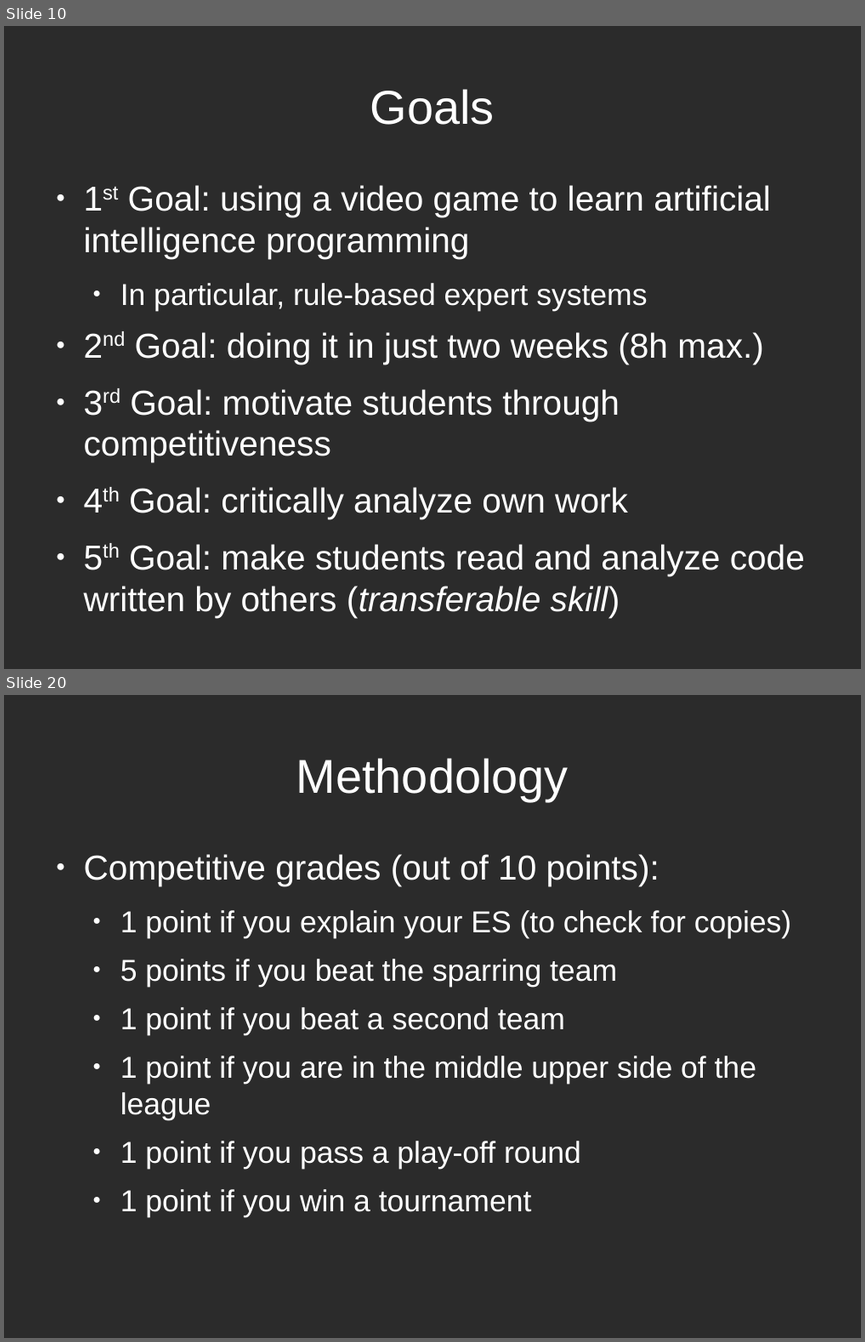
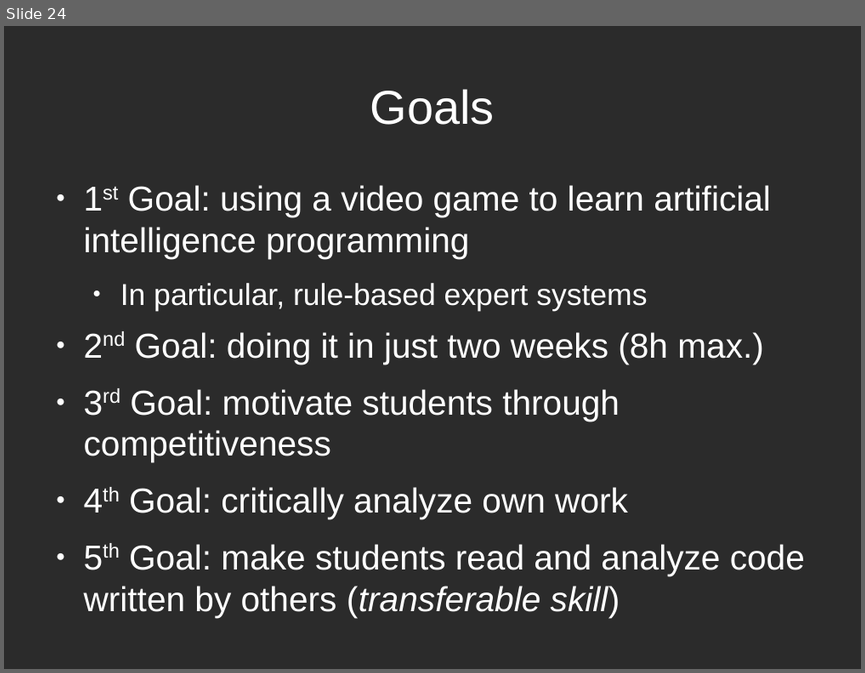
Before and after one commit to rompehielos013013013/gsiege, a slide deck: presentacion/Brunel2014/assessingCompetitions.odp. Shown one above the other, each under a label of ours: slides 10 and 20 before the commit, slide 24 after it; the slides between them are not shown. The pictures are 865x1342 and 865x673 pixels, drawn with LibreOffice and Linux fonts; fonts in the diff are those of the drawing; background and template pictures are left out; a plain dark background stands for a picture behind light text. Boxes give left, top, right and bottom in pixels: in the first picture for what was removed or moved away, otherwise in the second. Text is boxed around its words. In the diff, an @@ line names an element or a change of style, - is before the commit and + after.

```diff
--- a/presentacion/Brunel2014/assessingCompetitions.odp
+++ b/presentacion/Brunel2014/assessingCompetitions.odp
@@ slide 20 removed at (x1=4, y1=695, x2=861, y2=1338), background picture (left out) @@
@@ title removed at (x1=296, y1=758, x2=568, y2=801) @@
-Methodology
@@ text removed at (x1=84, y1=854, x2=791, y2=1217) @@
-● Competitive grades (out of 10 points):
-  ● 1 point if you explain your ES (to check for copies)
-  ● 5 points if you beat the sparring team
-  ● 1 point if you beat a second team
-  ● 1 point if you are in the middle upper side of the league
-  ● 1 point if you pass a play-off round
-  ● 1 point if you win a tournament
@@ what was slide 10 is now slide 24 @@
```
Also in this commit, not shown: 12 slides changed, 2 slides added, 5 other slides removed.
